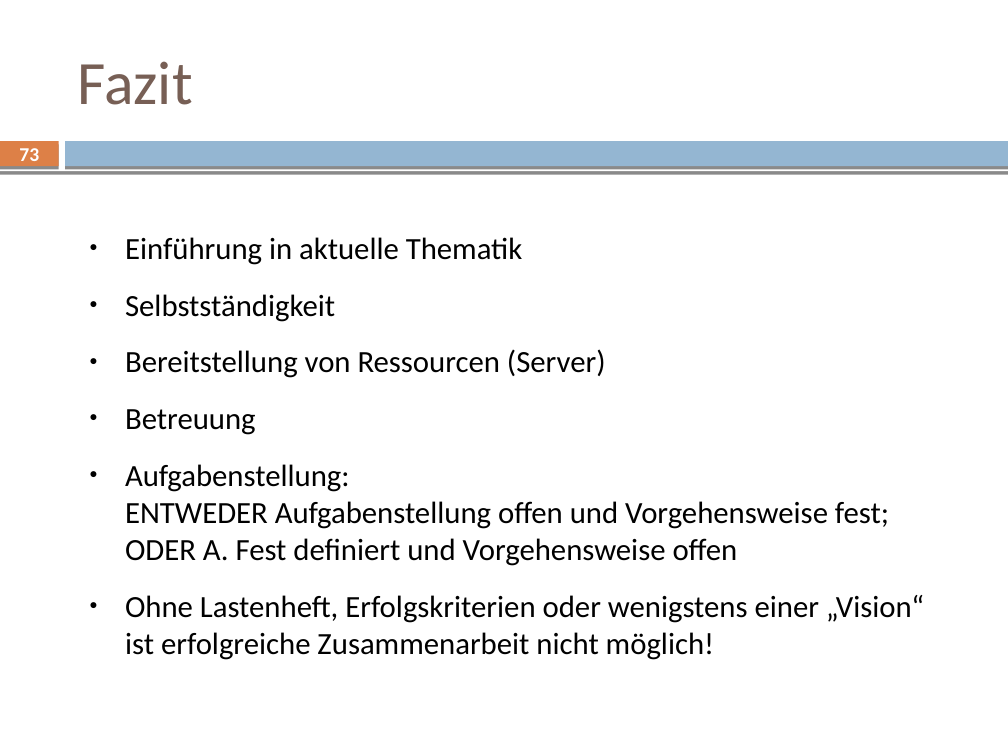
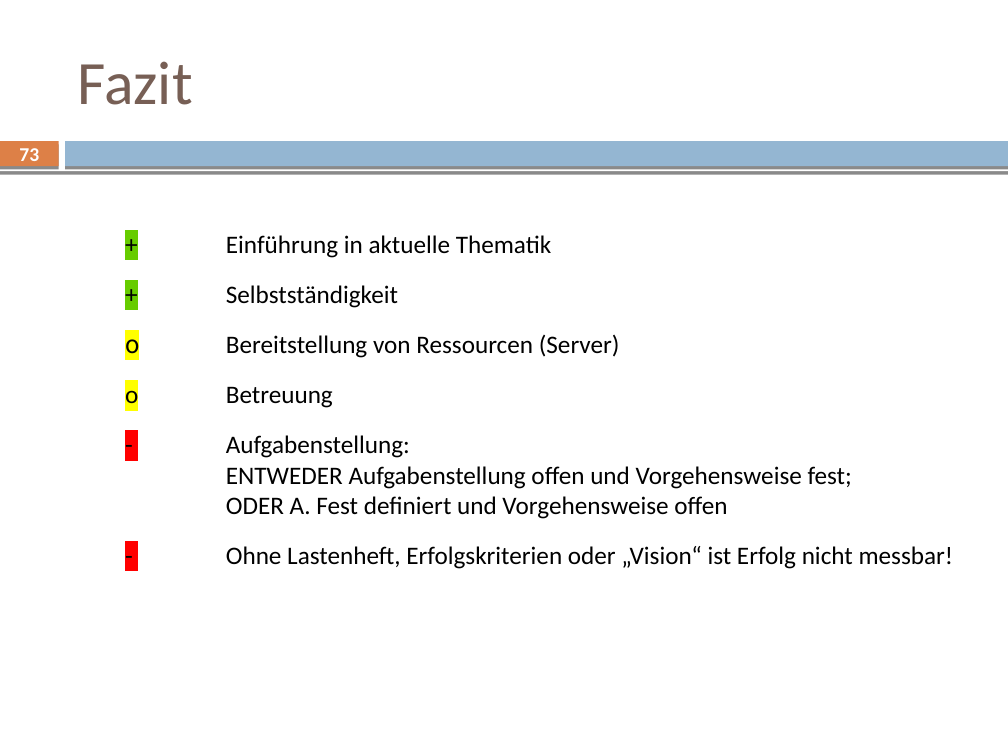
Before and after one commit to mvw/Wilddiebe10, a slide deck: slide 73 of keynote/keynote.odp. Drawn at 1008x756 pixels with LibreOffice and Linux fonts; fonts in the diff are those of the drawing. Boxes give left, top, right and bottom in pixels: in the first picture for what was removed or moved away, otherwise in the second. Text is boxed around its words. In the diff, an @@ line names an element or a change of style, - is before the commit and + after.

```diff
--- a/keynote/keynote.odp
+++ b/keynote/keynote.odp
@@ text at <box>125,235,954,569</box>: text changed; size 22 to 18 pt @@
-● Einführung in aktuelle Thematik
-● Selbstständigkeit
-● Bereitstellung von Ressourcen (Server)
-● Betreuung
-● Aufgabenstellung:
-  ENTWEDER Aufgabenstellung offen und Vorgehensweise fest; ODER A. Fest definiert und Vorgehensweise offen
-● Ohne Lastenheft, Erfolgskriterien oder wenigstens einer „Vision“ ist erfolgreiche Zusammenarbeit nicht möglich!
++ Einführung in aktuelle Thematik
++ Selbstständigkeit
+o Bereitstellung von Ressourcen (Server)
+o Betreuung
+- Aufgabenstellung:
+ENTWEDER Aufgabenstellung offen und Vorgehensweise fest;
+ODER A. Fest definiert und Vorgehensweise offen
+- Ohne Lastenheft, Erfolgskriterien oder „Vision“ ist Erfolg nicht messbar!
```
Also in this commit, not shown: 4 other slides changed.
